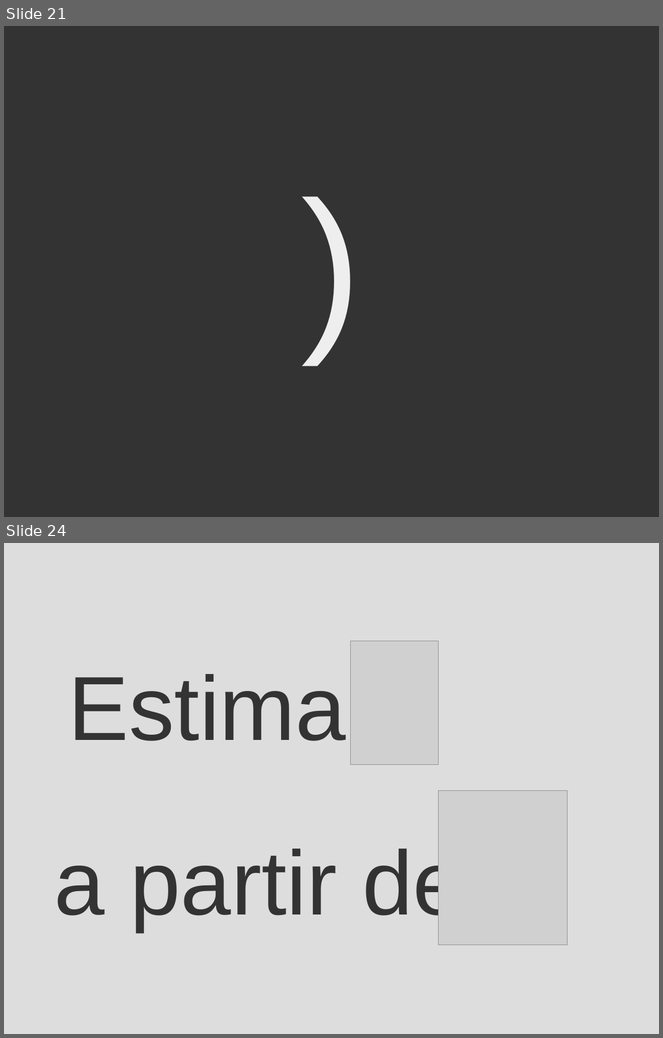
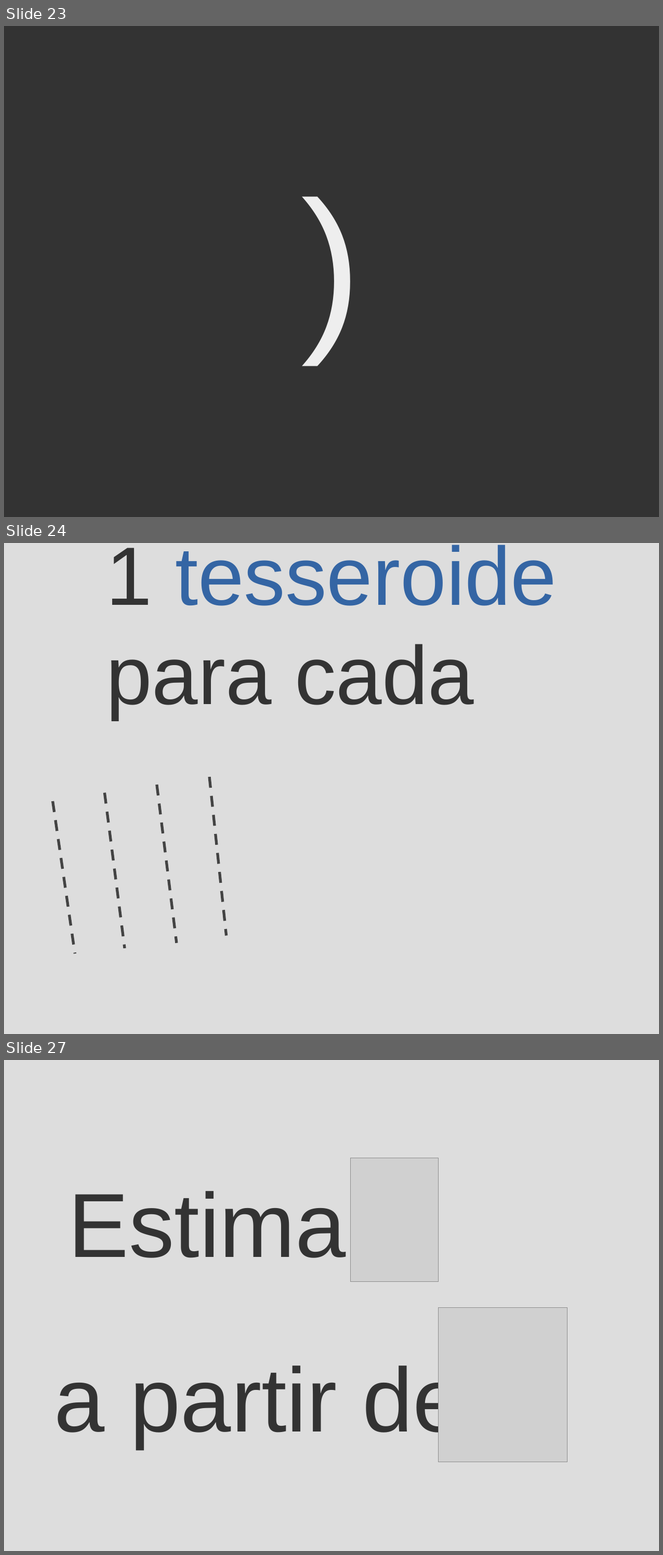
Before and after one commit to leouieda/seminario-on-2015, a slide deck: seminario-2015-leonardo-uieda.odp. Shown one above the other, each under a label of ours: slides 21 and 24 before the commit, slides 23, 24 and 27 after it; the slides between them are not shown. The pictures are 663x1038 and 663x1555 pixels, drawn with LibreOffice and Linux fonts; fonts in the diff are those of the drawing; grey boxes stand for pictures; background and template pictures are left out. Boxes give left, top, right and bottom in pixels: in the first picture for what was removed or moved away, otherwise in the second. Text is boxed around its words. In the diff, an @@ line names an element or a change of style, - is before the commit and + after.

```diff
--- a/seminario-2015-leonardo-uieda.odp
+++ b/seminario-2015-leonardo-uieda.odp
@@ slide 24 added at (x1=4, y1=543, x2=659, y2=1034), background picture (left out) @@
@@ title added at (x1=106, y1=545, x2=557, y2=719), 91 pt, text #3465A4 @@
+1 tesseroide para cada
@@ line added from (157, 785) to (176, 943), #434343 3 pt @@
@@ line added from (210, 777) to (226, 936), #434343 3 pt @@
@@ line added from (52, 801) to (75, 954), #434343 3 pt @@
@@ line added from (105, 793) to (125, 949), #434343 3 pt @@
@@ what was slide 21 is now slide 23 @@
@@ what was slide 24 is now slide 27 @@
```
Also in this commit, not shown: 9 slides changed, 3 other slides added, 1 other file.
